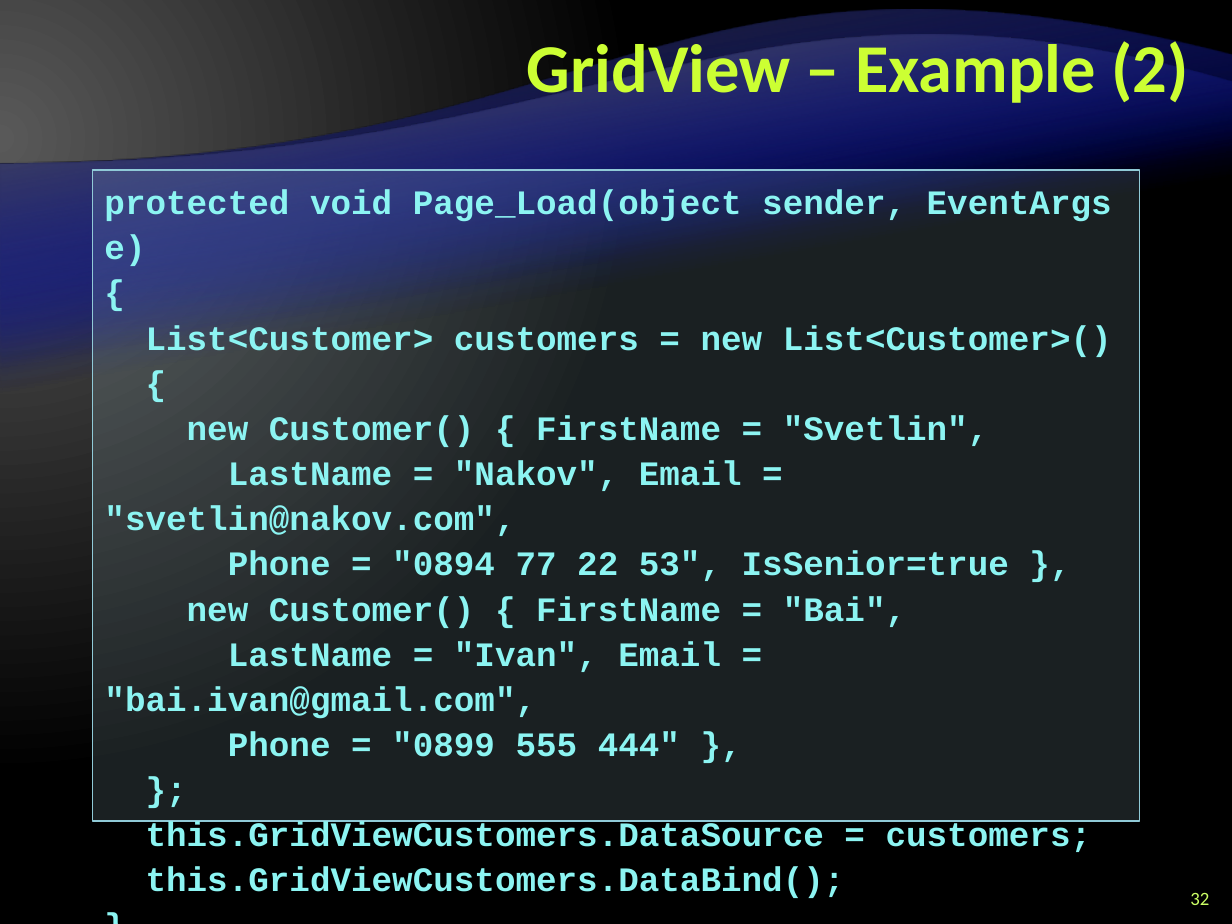
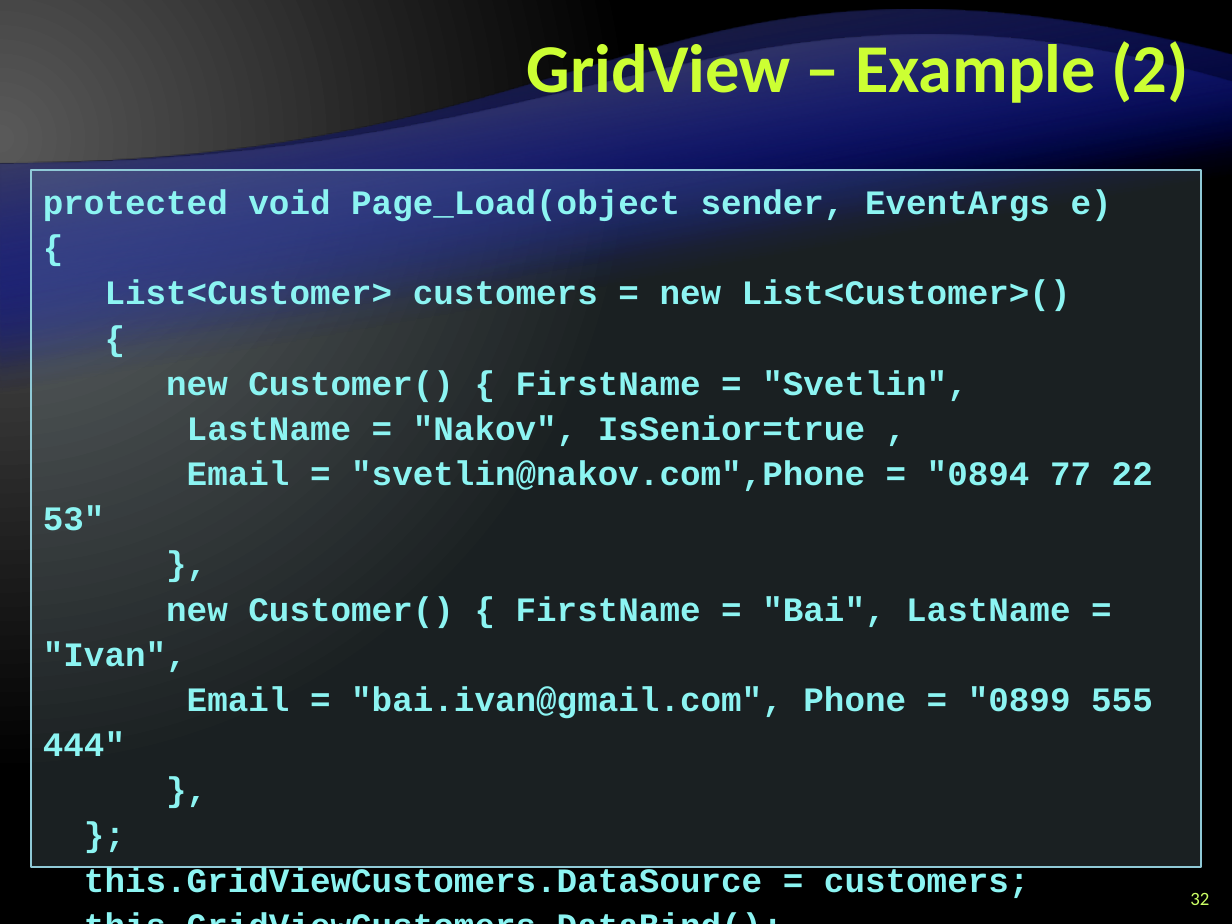
Before and after one commit to Graveheart/aspnetcourse, a slide deck: slide 32 of 2010/lectures/9. ASP.NET-Data-Binding.pptx. Drawn at 1232x924 pixels with LibreOffice and Linux fonts; fonts in the diff are those of the drawing; background and template pictures are left out. Boxes give left, top, right and bottom in pixels: in the first picture for what was removed or moved away, otherwise in the second. Text is boxed around its words. In the diff, an @@ line names an element or a change of style, - is before the commit and + after.

```diff
--- a/2010/lectures/9. ASP.NET-Data-Binding.pptx
+++ b/2010/lectures/9. ASP.NET-Data-Binding.pptx
@@ rectangle "protected void Page_Load(object sender, EventArgs ...": place and size @@
-rectangle "protected void Page_Load(object sender, EventArgs ..." at [92,170,1140,821]
+rectangle "protected void Page_Load(object sender, EventArgs ..." at [31,170,1201,866]
@@ text in rectangle at [43,415,1153,756]: text changed @@
-LastName = "Nakov", Email = "svetlin@nakov.com",
-Phone = "0894 77 22 53", IsSenior=true },
-new Customer() { FirstName = "Bai",
-LastName = "Ivan", Email = "bai.ivan@gmail.com",
-Phone = "0899 555 444" },
+LastName = "Nakov", IsSenior=true ,
+Email = "svetlin@nakov.com",Phone = "0894 77 22 53"
+},
+new Customer() { FirstName = "Bai", LastName = "Ivan",
+Email = "bai.ivan@gmail.com", Phone = "0899 555 444"
+},
```
Also in this commit, not shown: 17 other slides changed.
